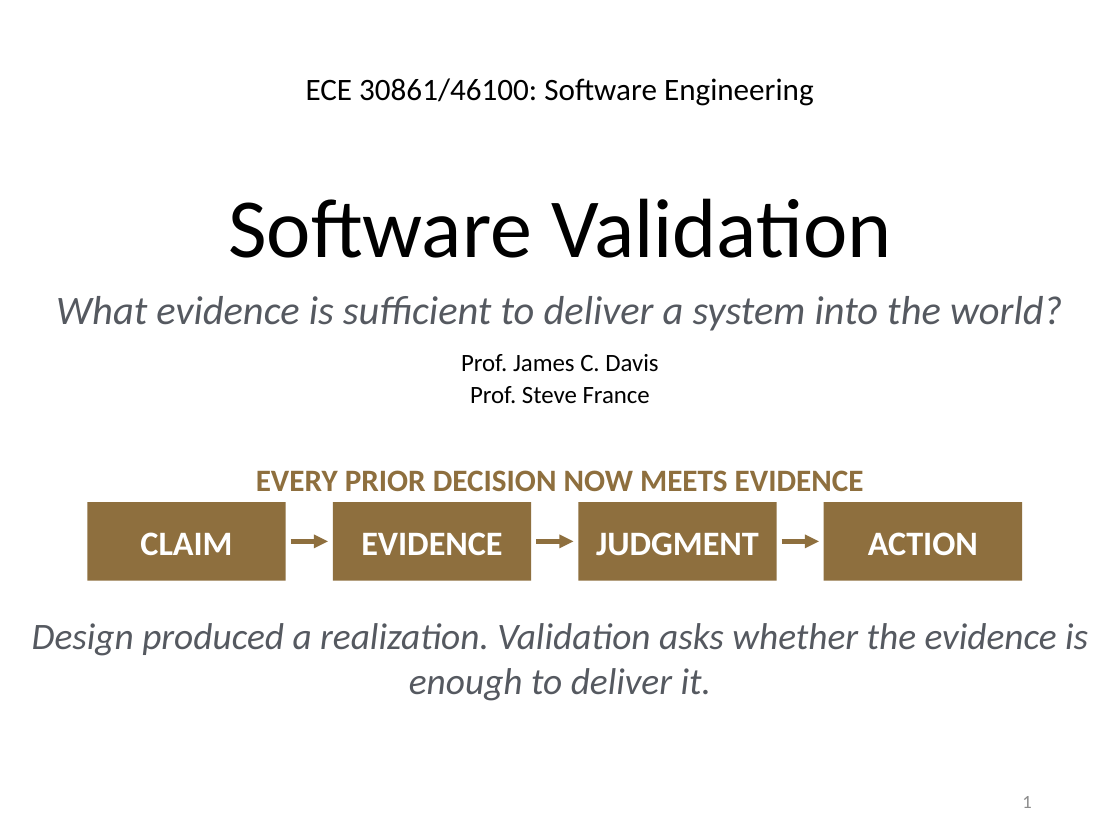
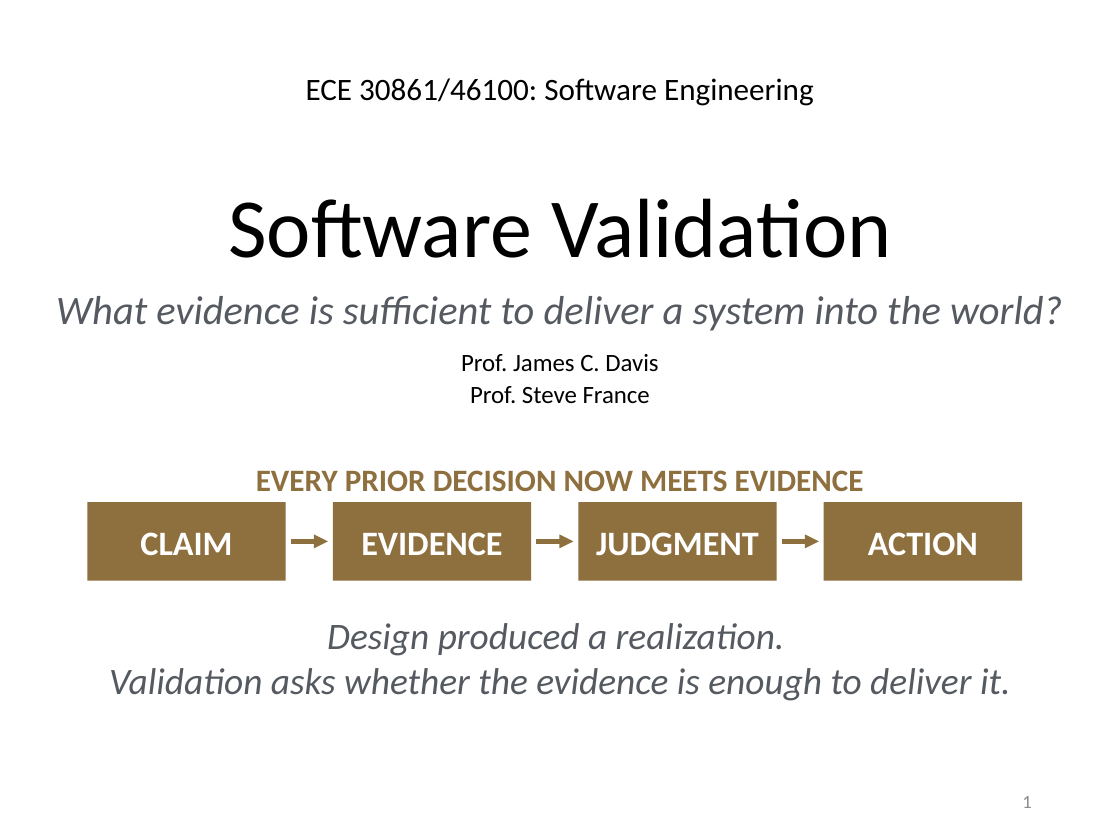
Before and after one commit to davisjam/model-based-agentic-software-engineering, a slide deck: slide 1 of course/lectures/act-1-foundations/08-validation/1-8-Validation.pptx. Drawn at 1120x840 pixels with LibreOffice and Linux fonts; fonts in the diff are those of the drawing; background and template pictures are left out. Boxes give left, top, right and bottom in pixels: in the first picture for what was removed or moved away, otherwise in the second. Text is boxed around its words. In the diff, an @@ line names an element or a change of style, - is before the commit and + after.

```diff
--- a/course/lectures/act-1-foundations/08-validation/1-8-Validation.pptx
+++ b/course/lectures/act-1-foundations/08-validation/1-8-Validation.pptx
@@ text at [109,623,1010,701]: text changed @@
-Design produced a realization. Validation asks whether the evidence is enough to deliver it.
+Design produced a realization.
+Validation asks whether the evidence is enough to deliver it.
```
Also in this commit, not shown: 30 other slides changed.
